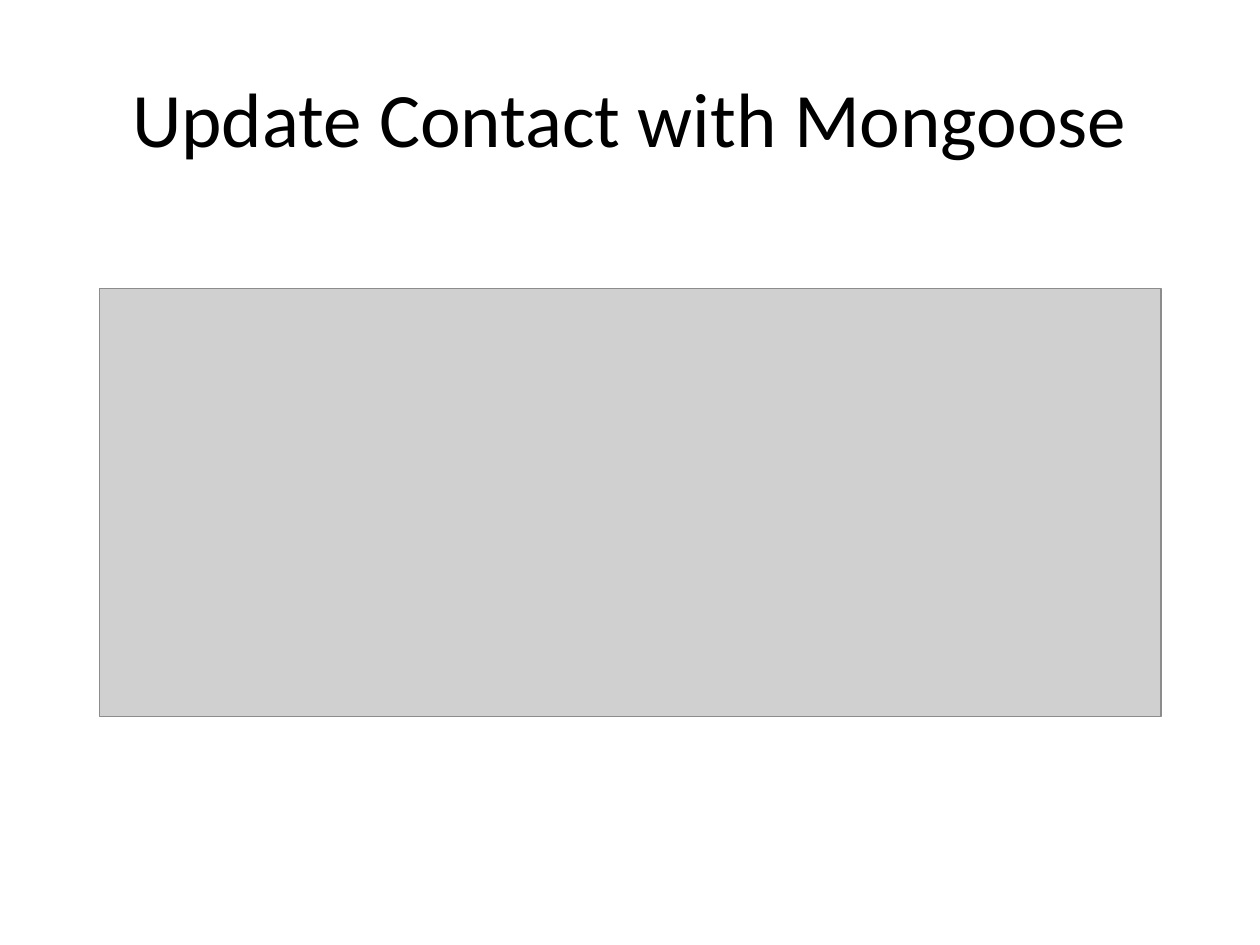
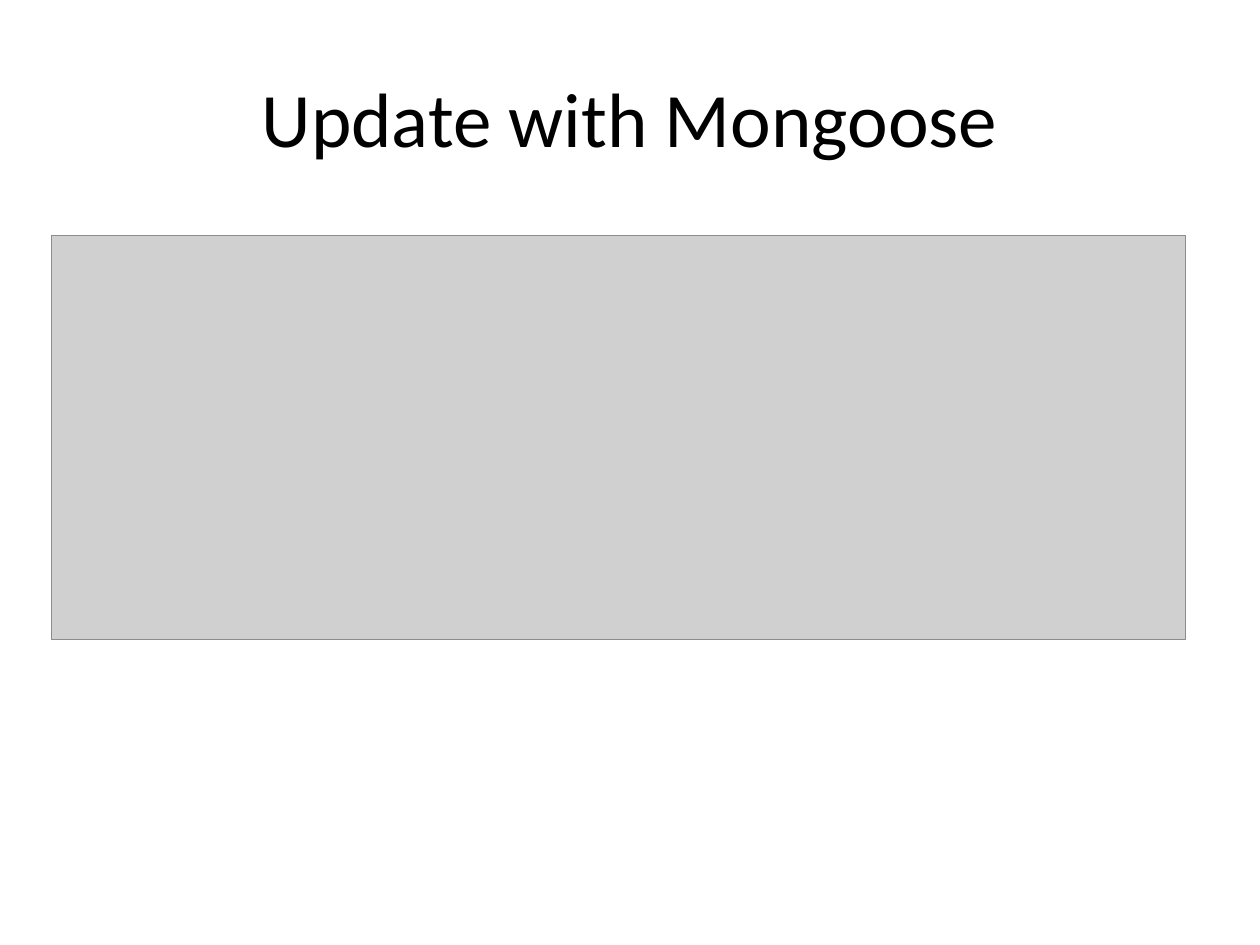
Before and after one commit to diarmuidoconnor/ict-2021, a slide deck: slide 30 of topic10/talk-1/mongoDB.pptx. Drawn at 1260x945 pixels with LibreOffice and Linux fonts; fonts in the diff are those of the drawing; grey boxes stand for pictures. Boxes give left, top, right and bottom in pixels: in the first picture for what was removed or moved away, otherwise in the second. Text is boxed around its words. In the diff, an @@ line names an element or a change of style, - is before the commit and + after.

```diff
--- a/topic10/talk-1/mongoDB.pptx
+++ b/topic10/talk-1/mongoDB.pptx
@@ title at (x1=262, y1=93, x2=997, y2=161): text changed @@
-Update Contact with Mongoose
+Update with Mongoose
@@ picture resized from (x1=100, y1=289, x2=1162, y2=717) to (x1=52, y1=236, x2=1186, y2=639) @@
```
Also in this commit, not shown: 7 other slides changed, 2 slides removed, 7 other files.
